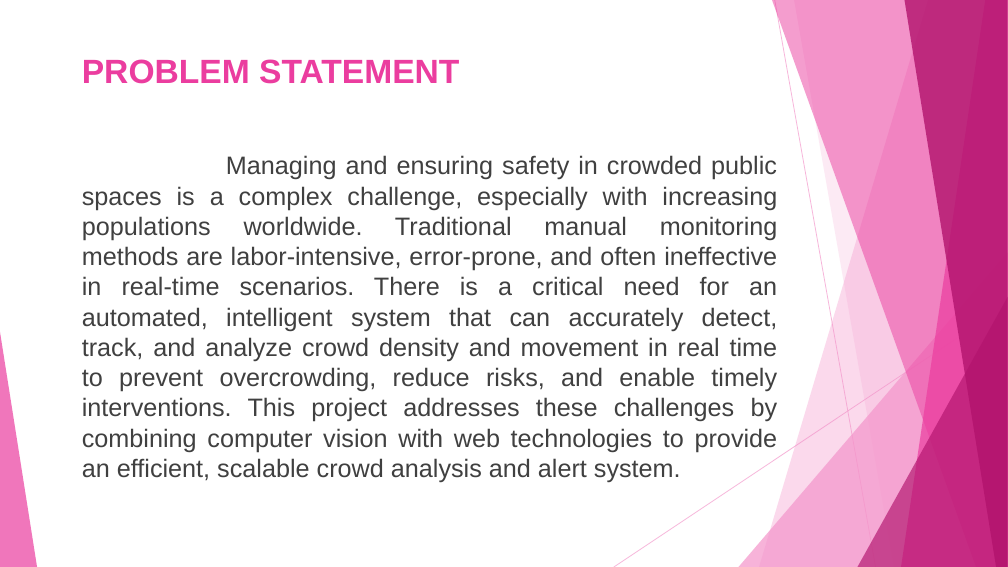
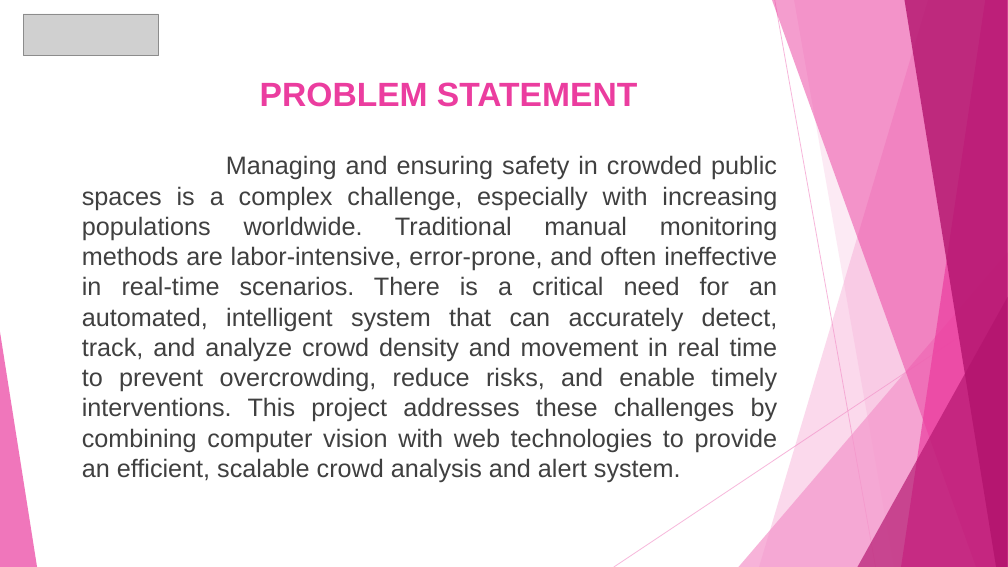
Before and after one commit to ShantaAngadageri/Infosys_Crowdcount_October2025_Shanta_Angadageri, a slide deck: slide 4 of crowd_count_ppt (2).pptx. Drawn at 1008x567 pixels with LibreOffice and Linux fonts; fonts in the diff are those of the drawing; grey boxes stand for pictures. Boxes give left, top, right and bottom in pixels: in the first picture for what was removed or moved away, otherwise in the second. Text is boxed around its words. In the diff, an @@ line names an element or a change of style, - is before the commit and + after.

```diff
--- a/crowd_count_ppt (2).pptx
+++ b/crowd_count_ppt (2).pptx
@@ picture added at (23, 14, 159, 55) @@
@@ title "PROBLEM STATEMENT": place and size @@
-title "PROBLEM STATEMENT" at (82, 59, 459, 84)
+title "PROBLEM STATEMENT" at (260, 82, 637, 107)
@@ title "PROBLEM STATEMENT" at (260, 82, 637, 107): alignment left to centre @@
```
Also in this commit, not shown: 16 other slides changed, 1 slide removed, 1 other file.
